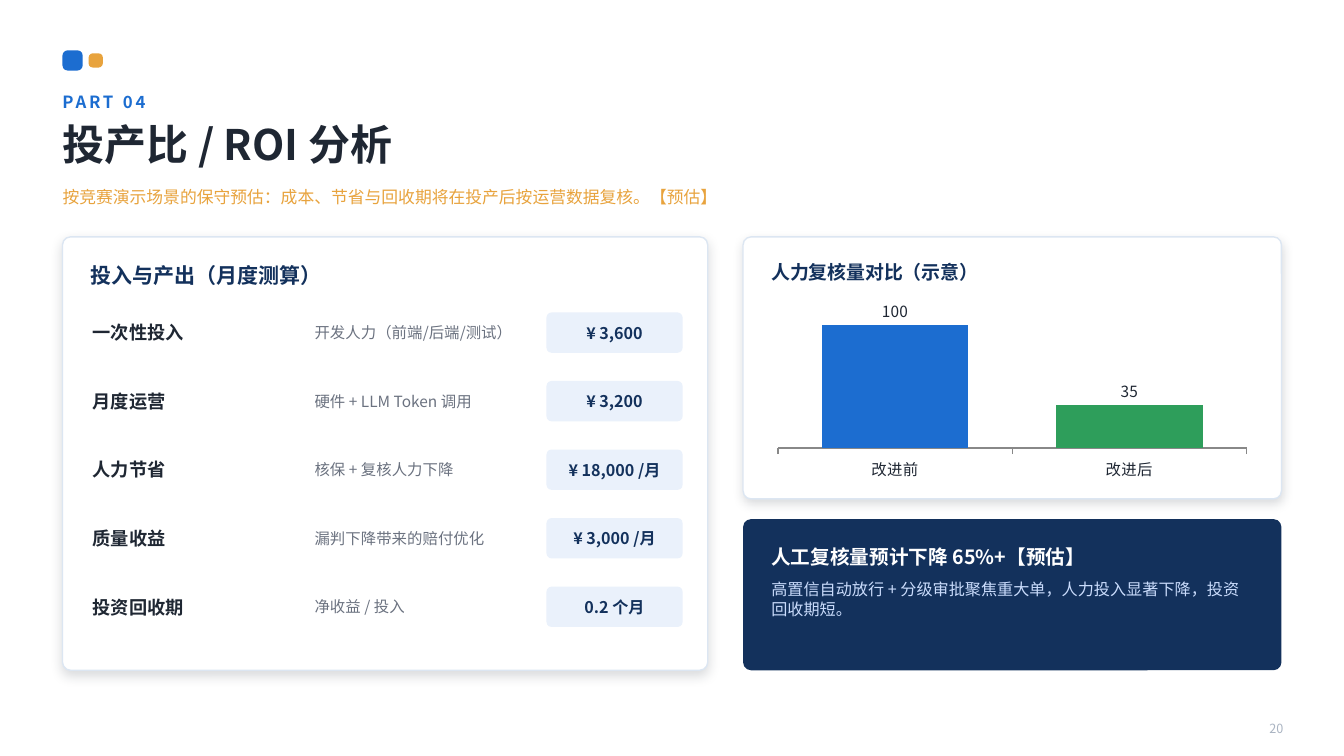
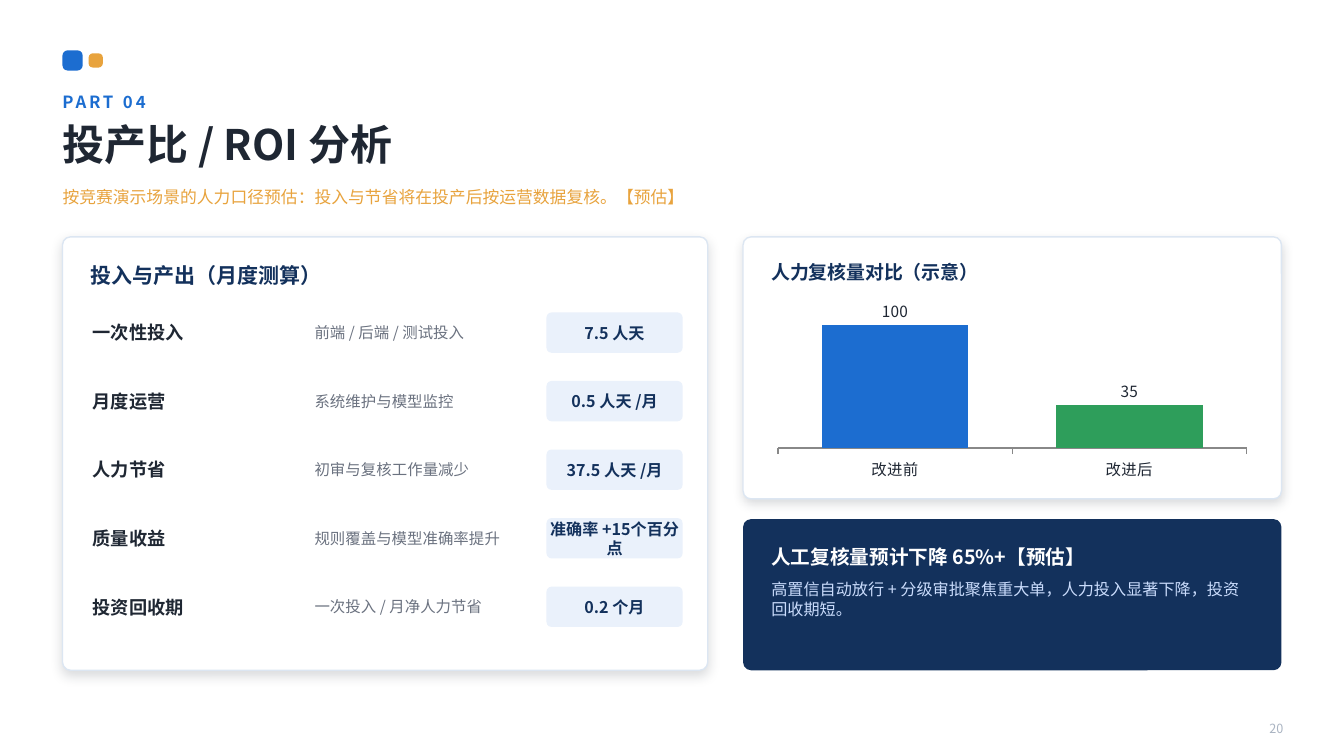
Before and after one commit to housenchuan/AICompetition, a slide deck: slide 21 of docs/保险核保智能分级系统_路演_第10页对比版.pptx. Drawn at 1344x756 pixels with LibreOffice and Linux fonts; fonts in the diff are those of the drawing. Boxes give left, top, right and bottom in pixels: in the first picture for what was removed or moved away, otherwise in the second. Text is boxed around its words. In the diff, an @@ line names an element or a change of style, - is before the commit and + after.

```diff
--- a/docs/保险核保智能分级系统_路演_第10页对比版.pptx
+++ b/docs/保险核保智能分级系统_路演_第10页对比版.pptx
@@ text at [63,189,685,205]: text changed @@
-按竞赛演示场景的保守预估：成本、节省与回收期将在投产后按运营数据复核。【预估】
+按竞赛演示场景的人力口径预估：投入与节省将在投产后按运营数据复核。【预估】
@@ text at [315,325,464,339]: text changed @@
-开发人力（前端/后端/测试）
+前端 / 后端 / 测试投入
@@ text at [584,325,644,341]: text changed @@
-¥ 3,600
+7.5 人天
@@ text at [315,394,454,408]: text changed @@
-硬件 + LLM Token 调用
+系统维护与模型监控
@@ text at [571,393,657,410]: text changed @@
-¥ 3,200
+0.5 人天 /月
@@ text at [315,462,470,476]: text changed @@
-核保 + 复核人力下降
+初审与复核工作量减少
@@ text at [567,462,662,479]: text changed @@
-¥ 18,000 /月
+37.5 人天 /月
@@ text at [315,531,500,545]: text changed @@
-漏判下降带来的赔付优化
+规则覆盖与模型准确率提升
@@ text at [550,518,598,539]: text changed @@
-¥ 3,000 /月
+准确率 +15个百分点
@@ text at [315,599,482,613]: text changed @@
-净收益 / 投入
+一次投入 / 月净人力节省
```
Also in this commit, not shown: 2 other slides changed, 1 slide added.
